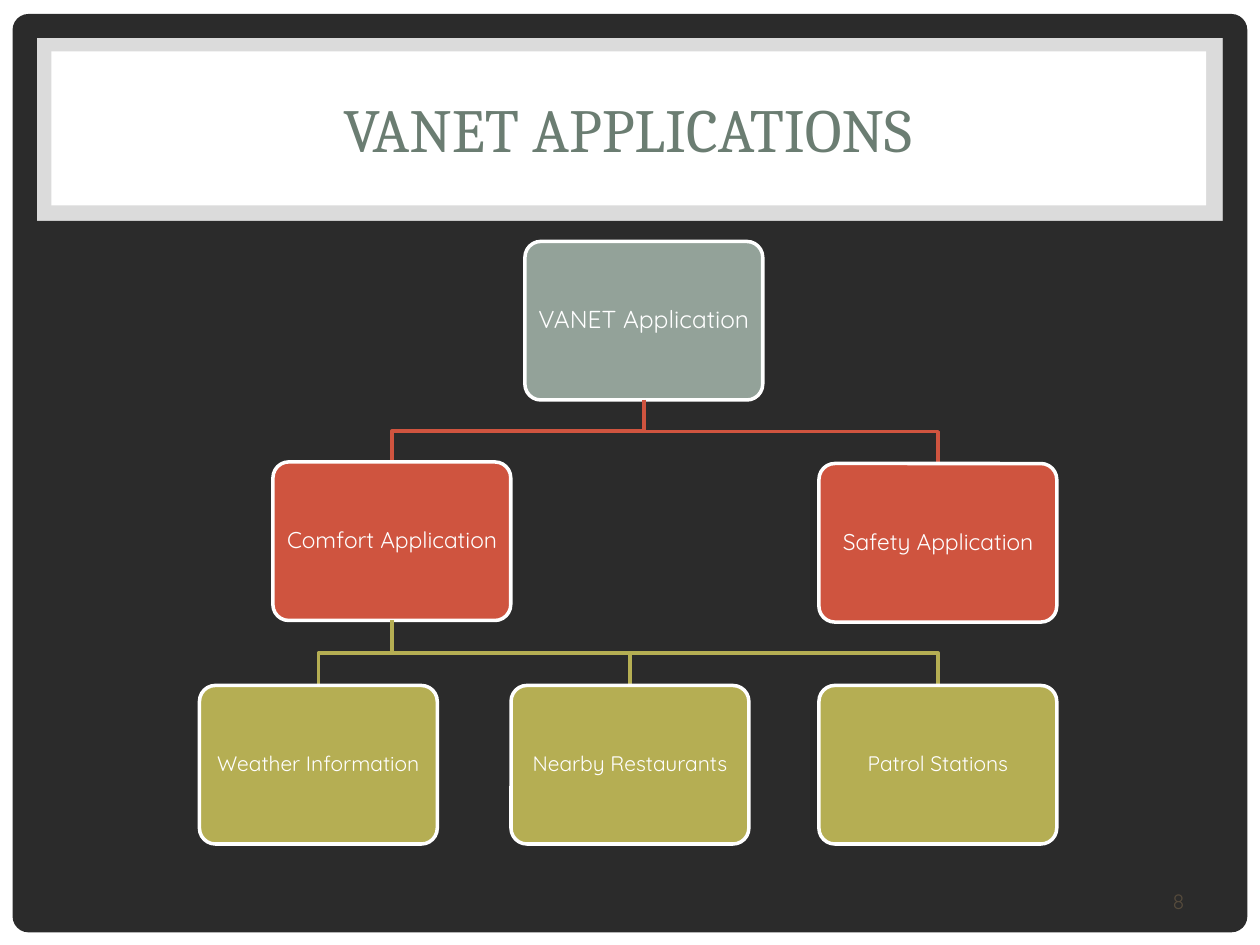
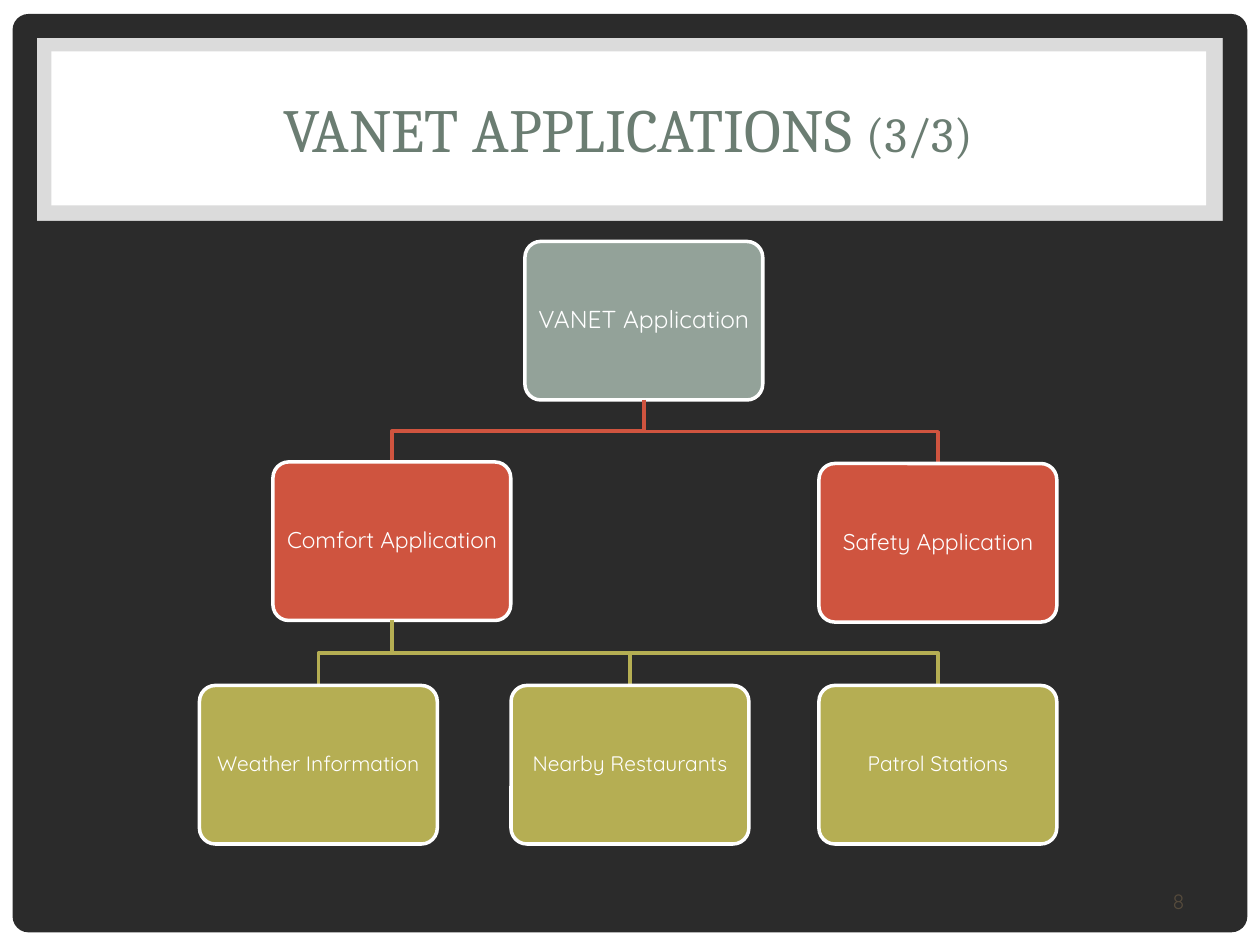
Before and after one commit to HadiJibbawi/uploads, a slide deck: slide 8 of VANET.pptx. Drawn at 1260x945 pixels with LibreOffice and Linux fonts; fonts in the diff are those of the drawing; background and template pictures are left out; a plain dark background stands for a picture behind light text. Boxes give left, top, right and bottom in pixels: in the first picture for what was removed or moved away, otherwise in the second. Text is boxed around its words. In the diff, an @@ line names an element or a change of style, - is before the commit and + after.

```diff
--- a/VANET.pptx
+++ b/VANET.pptx
@@ title at bbox=[283, 110, 973, 159]: text changed @@
-VANET APPLICATIONS
+VANET APPLICATIONS (3/3)
```
Also in this commit, not shown: 4 other slides changed.
